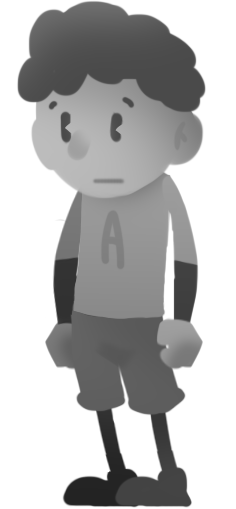
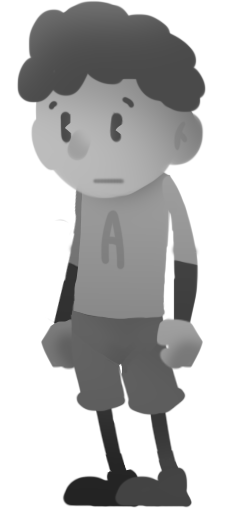
Two versions of the same layered image (236 × 509). Layer-by-layer changes:
hid group "Mouth2" (2 layers) over [68,186,80,217]
painted on "Layer 38" over [63,186,80,224]
removed layer "Layer 11" from group "Head" over [63,186,80,224]
added group "群組 2" with 3 layers in group "AMin" over [156,243,199,344]
moved "LeftHand" into group "群組 2" over [156,319,163,344]
added layer "LeftUpperArm" in group "群組 2" over [170,243,199,257]
renamed "LeftArm" to "LeftLowerArm", moved it into group "群組 2", painted on it over [161,243,199,321]
removed layer "Layer 49" from group "AMin" over [41,186,199,397]
removed layer "Layer 51" from group "AMin" over [96,335,141,374]
painted on "Pants" over [70,280,163,397]
added layer "ThighRight" in group "AMin" over [70,340,128,397]
added group "群組 1" with 3 layers in group "AMin" over [41,186,97,370]
moved "RightHand" into group "群組 1", painted on it over [41,317,75,370]
added layer "RightUpperArm" in group "群組 1" over [67,186,81,259]
renamed "Layer 43" to "RightLowerArm", blend multiply → normal, moved it into group "群組 1", painted on it over [41,186,179,472]
removed group "RightArm" (1st of 2, in "AMin") (2 layers) from group "AMin" over [45,186,81,370]
removed layer "RightArm" (2nd of 2, in "AMin" › "RightArm") from group "RightArm" over [52,186,81,325]
added layer "ThighLeft" in group "AMin" over [120,330,158,397]
added layer "FootLeft" in group "AMin" over [124,467,179,472]
renamed "Layer 47" to "CalfLeft", painted on it over [41,335,179,472]
removed layer "Layer 37" from group "AMin" over [123,395,179,472]
added layer "FootRight" in group "AMin" over [109,468,131,472]
renamed "Layer 48" to "CalfRight", painted on it over [43,350,179,472]
removed layer "Layer 40" from group "AMin" over [109,395,131,472]
